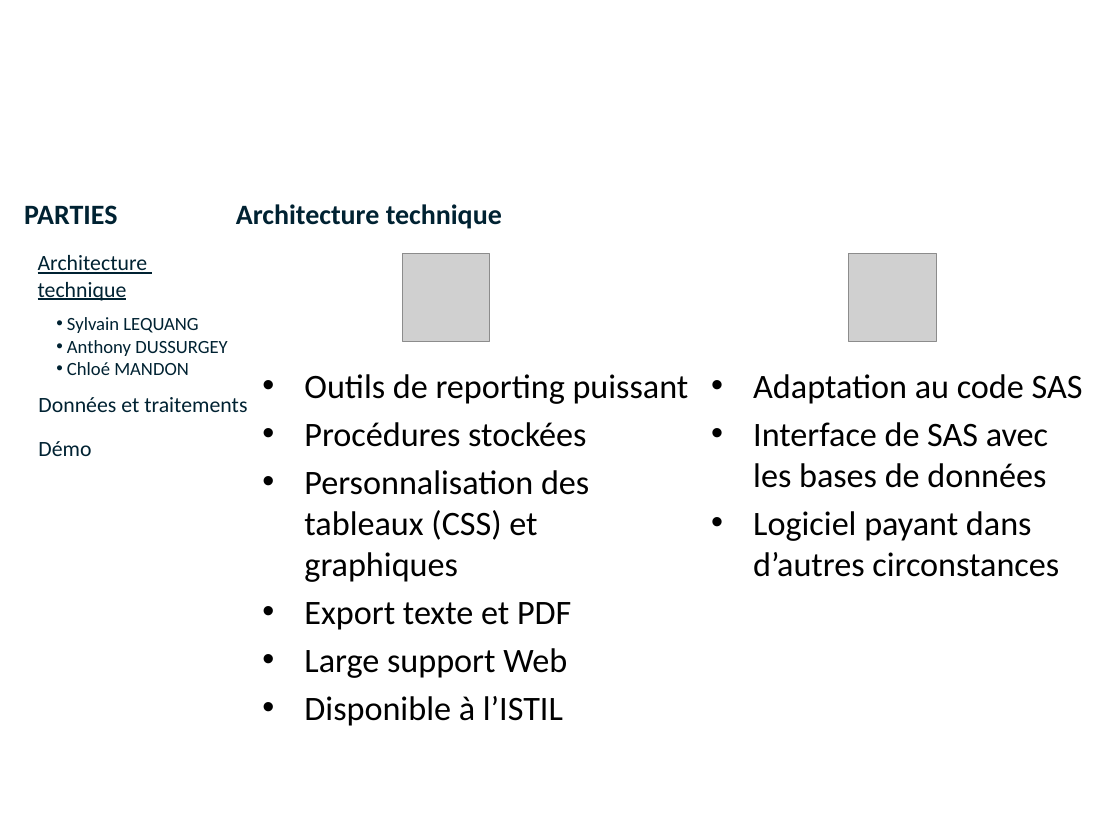
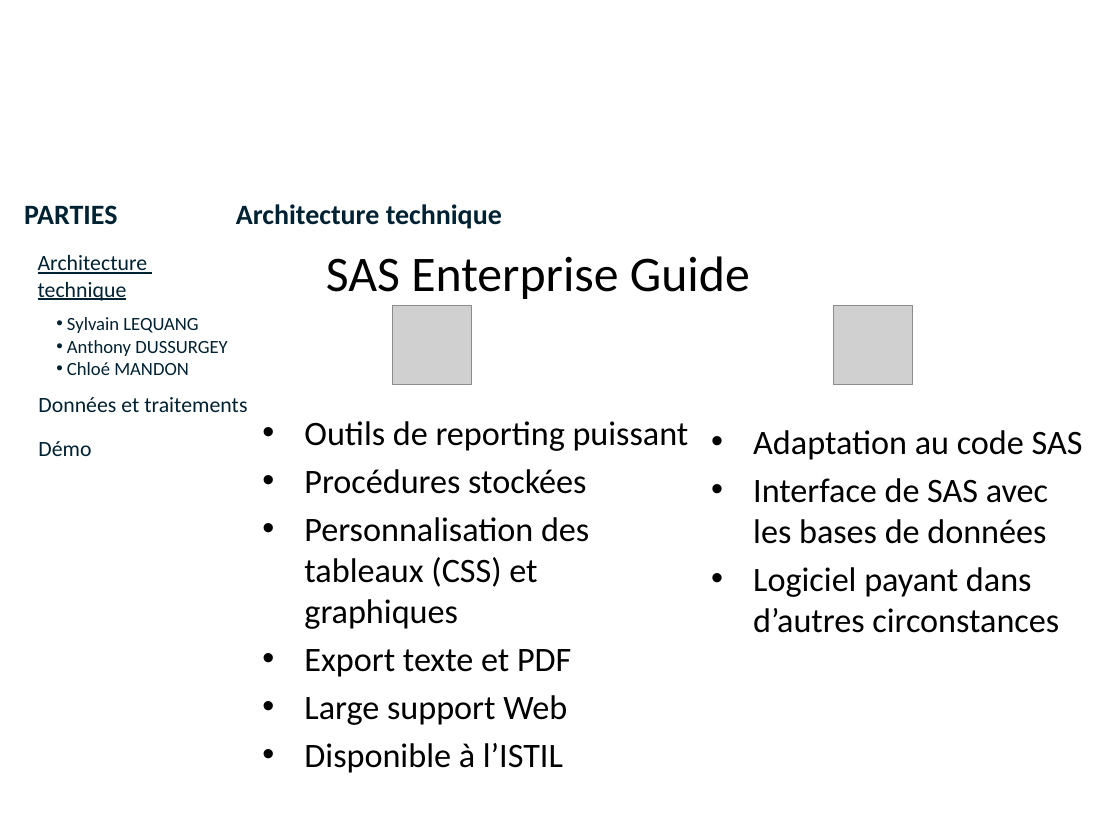
Before and after one commit to lobtec/dartiesgroupe2, a slide deck: slide 11 of PROJET/Soutenance Finale/slides_Architecture_Restitution.pptx. Drawn at 1120x840 pixels with LibreOffice and Linux fonts; fonts in the diff are those of the drawing; grey boxes stand for pictures; background and template pictures are left out. Boxes give left, top, right and bottom in pixels: in the first picture for what was removed or moved away, otherwise in the second. Text is boxed around its words. In the diff, an @@ line names an element or a change of style, - is before the commit and + after.

```diff
--- a/PROJET/Soutenance Finale/slides_Architecture_Restitution.pptx
+++ b/PROJET/Soutenance Finale/slides_Architecture_Restitution.pptx
@@ text added at (x1=326, y1=256, x2=750, y2=299), 32 pt, text #000000 @@
+  SAS Enterprise Guide
@@ picture resized from (x1=402, y1=254, x2=489, y2=342) to (x1=392, y1=306, x2=472, y2=385) @@
@@ picture resized from (x1=849, y1=254, x2=936, y2=342) to (x1=833, y1=306, x2=913, y2=385) @@
@@ text "Outils de reporting puissant" moved from (x1=304, y1=374, x2=689, y2=726) to (x1=304, y1=421, x2=689, y2=773) @@
@@ text "Adaptation au code SAS" moved from (x1=753, y1=374, x2=1083, y2=577) to (x1=753, y1=430, x2=1083, y2=633) @@
```
Also in this commit, not shown: 9 other slides changed.
